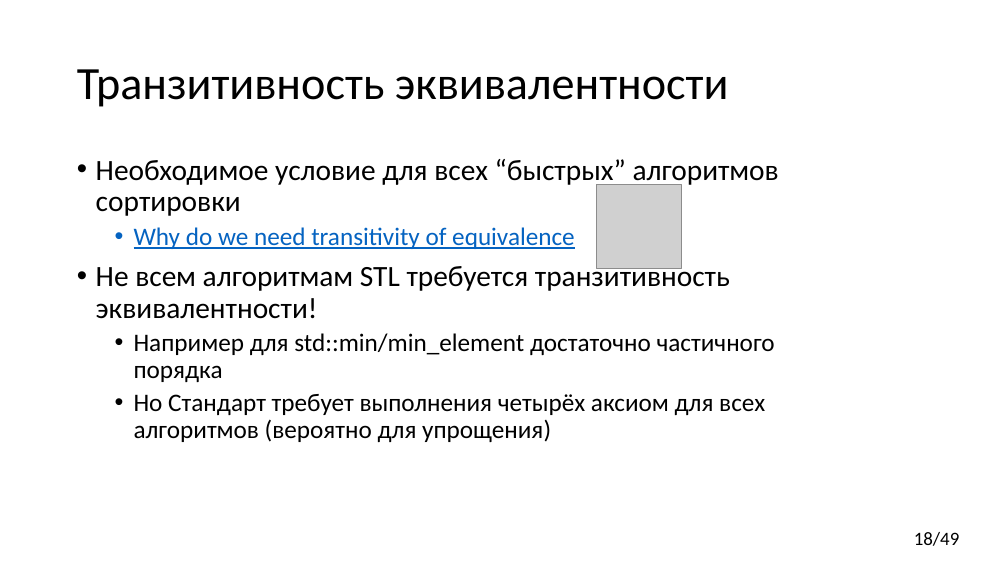
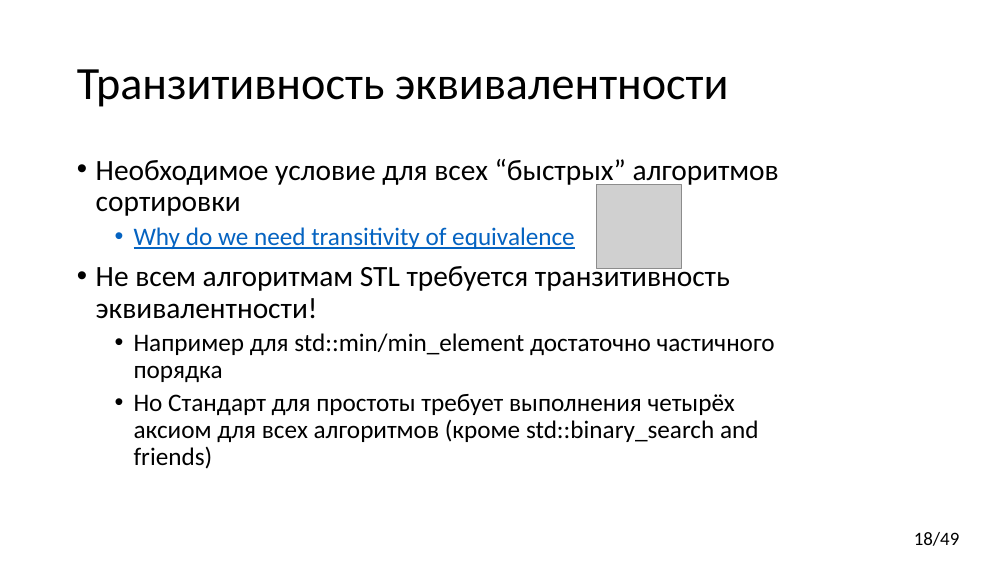
Before and after one commit to yugr/CppRussia, a slide deck: slide 18 of 2023/RU.pptx. Drawn at 1008x567 pixels with LibreOffice and Linux fonts; fonts in the diff are those of the drawing; grey boxes stand for pictures. Boxes give left, top, right and bottom in pixels: in the first picture for what was removed or moved away, otherwise in the second. Text is boxed around its words. In the diff, an @@ line names an element or a change of style, - is before the commit and + after.

```diff
--- a/2023/RU.pptx
+++ b/2023/RU.pptx
@@ text at (134, 394, 759, 469): text changed @@
-  • Но Стандарт требует выполнения четырёх аксиом для всех алгоритмов (вероятно для упрощения)
+  • Но Стандарт для простоты требует выполнения четырёх аксиом для всех алгоритмов (кроме std::binary_search and friends)
```
Also in this commit, not shown: 1 other slide changed, 1 other file.
